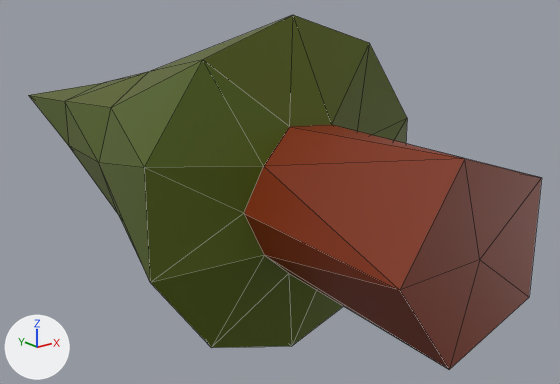
What one commit did to the FBX model racegame/Assets/boom spruice fix.fbx.
Rendered twice from a 50 mm camera at (-6.87, -5.14, 3.33) aimed at (1.34, 5.11, -0.77). Lighting does not change. The marker at lower left points along +X, +Y and +Z. Mesh edges are drawn as thin lines. Where no turn or scale is listed for an object, it has been applied to the vertices.
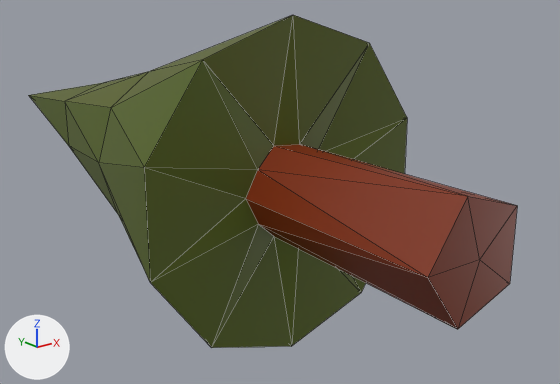
What differs and where, as boxes (x1, y1, x2, y2) in the pictures (560 x 384 px; the box of a moved part takes in the faces that stretch with it):
'Icosphere', reshaped (6% shorter): before (29, 15, 541, 370); after (29, 15, 517, 348)
part 1 of me_icosphere, moved or reshaped: before (146, 15, 541, 370); after (146, 15, 517, 348)

The change in detail:
me_icosphere has 42 vertices, 80 faces and spans x -2.38..2.38, y -4.15..9.17, z -2.51..2.51.
me_icosphere is used by ob_icosphere; location (0.0, 3.97, -0.02).
Part 1, on me_icosphere:
Vertex 1 of me_icosphere moves from (0.91, -1.17, 0.66) to (0.58, -0.66, 0.42).
Vertex 2 of me_icosphere moves from (-0.35, -1.17, 1.07) at pixel (289, 126) to (-0.22, -0.66, 0.69) at pixel (273, 145).
Vertex 3 of me_icosphere moves from (-1.13, -1.17, 0.0) at pixel (243, 213) to (-0.72, -0.66, 0.0) at pixel (245, 198).
Vertex 4 of me_icosphere moves from (-0.35, -1.17, -1.07) at pixel (288, 273) to (-0.22, -0.66, -0.69) at pixel (273, 236).
Vertex 5 of me_icosphere moves from (0.91, -1.17, -0.66) to (0.58, -0.66, -0.42).
Vertex 12 of me_icosphere moves from (-0.41, -4.15, 1.25) at pixel (464, 158) to (-0.26, -4.11, 0.8) at pixel (467, 196).
Vertex 13 of me_icosphere moves from (1.07, -4.15, 0.77) at pixel (541, 177) to (0.68, -4.11, 0.5) at pixel (517, 205).
Vertex 14 of me_icosphere moves from (0.33, -1.27, 1.02) at pixel (331, 124) to (0.21, -0.73, 0.65) at pixel (299, 144).
Vertex 15 of me_icosphere moves from (1.07, -1.27, 0.0) to (0.69, -0.73, 0.0).
Vertex 16 of me_icosphere moves from (1.07, -4.15, -0.77) at pixel (529, 297) to (0.68, -4.11, -0.5) at pixel (509, 283).
Vertex 17 of me_icosphere moves from (-1.32, -4.15, 0.0) at pixel (399, 290) to (-0.84, -4.11, 0.0) at pixel (427, 277).
Vertex 18 of me_icosphere moves from (-0.87, -1.27, 0.63) at pixel (263, 166) to (-0.56, -0.73, 0.4) at pixel (257, 169).
Vertex 19 of me_icosphere moves from (-0.41, -4.15, -1.25) at pixel (449, 369) to (-0.26, -4.11, -0.8) at pixel (457, 329).
Vertex 20 of me_icosphere moves from (-0.87, -1.27, -0.63) at pixel (264, 255) to (-0.56, -0.73, -0.4) at pixel (258, 224).
Vertex 21 of me_icosphere moves from (0.33, -1.27, -1.02) to (0.21, -0.73, -0.65).
